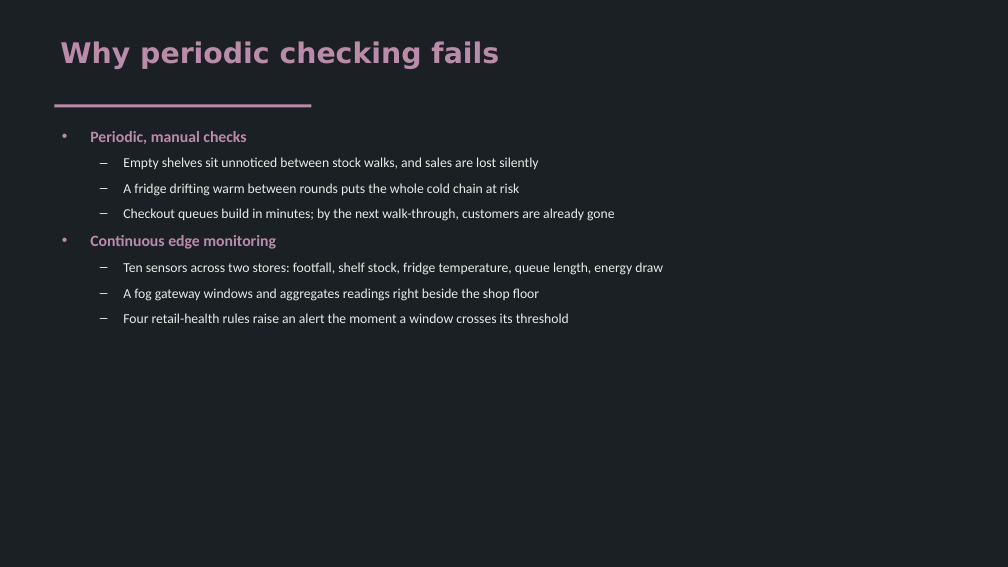
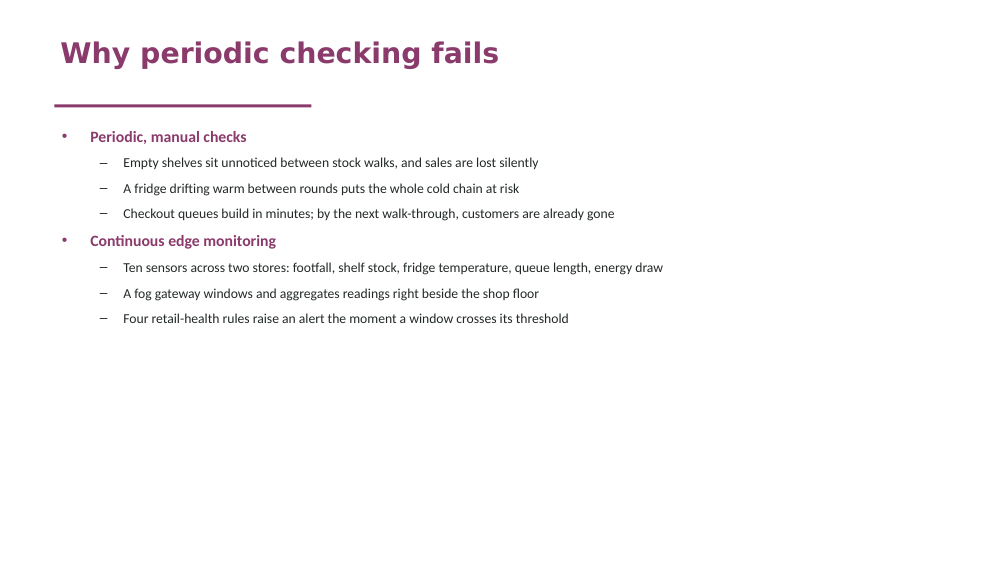
Before and after one commit to valletivarish/FEC_version_2, a slide deck: slide 2 of ppt/retail-footfall-inventory.pptx. Drawn at 1008x567 pixels with LibreOffice and Linux fonts; fonts in the diff are those of the drawing. Boxes give left, top, right and bottom in pixels: in the first picture for what was removed or moved away, otherwise in the second. Text is boxed around its words. In the diff, an @@ line names an element or a change of style, - is before the commit and + after.

Commit message:
Ensure no two decks share a theme: ΔE colour audit across all archetype+cover groups; move bridge->underline, retail/water->plain, industrial->diagonal (dark now marine-only); recolour smart-city/smart-building/parking/transit/elevator/cold-chain/aquaculture to spread the palette. 0 collisions at ΔE<20

```diff
--- a/ppt/retail-footfall-inventory.pptx
+++ b/ppt/retail-footfall-inventory.pptx
@@ rectangle removed at box(0, 0, 1008, 567) @@
@@ title "Why periodic checking fails" at box(60, 41, 499, 69): text colour #BB8CA9 to #8A3A6B @@
@@ rectangle at box(54, 104, 312, 107): fill #BB8CA9 to #8A3A6B @@
@@ text "Periodic, manual checks" at box(90, 131, 663, 323): text colour #BB8CA9 to #8A3A6B in "Periodic, manual checks", "Continuous edge monitoring"; text colour #E6EBE8 to #232A26 @@
```
Also in this commit, not shown: 4 other slides changed, 24 other files.
